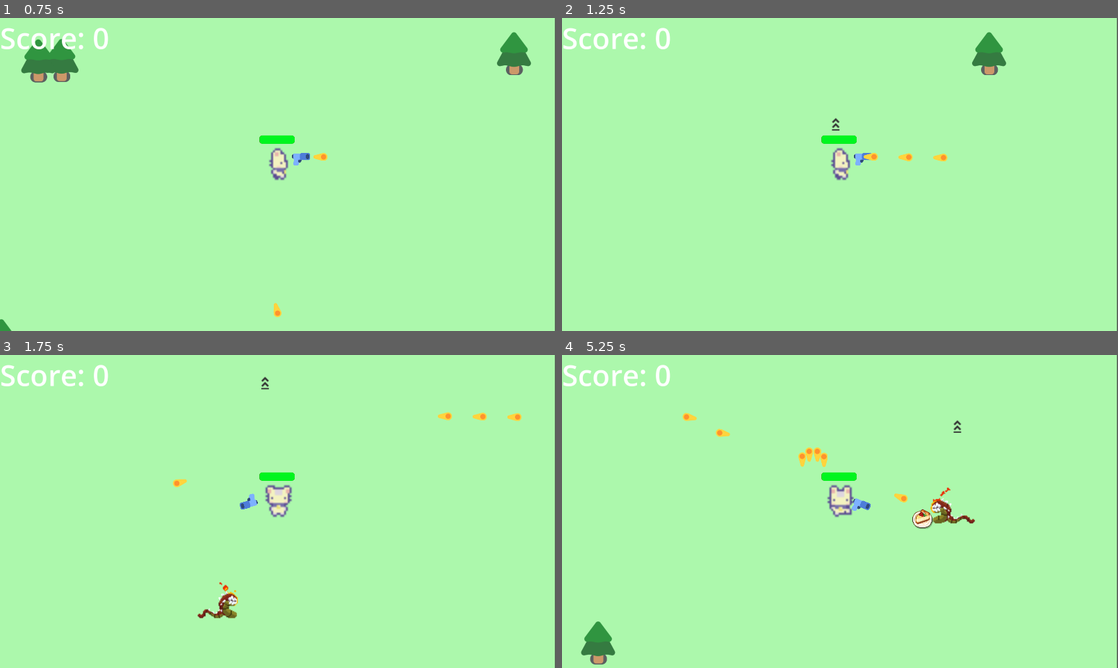
Above: before the commit, frames 1-4 (two rows, left to right).
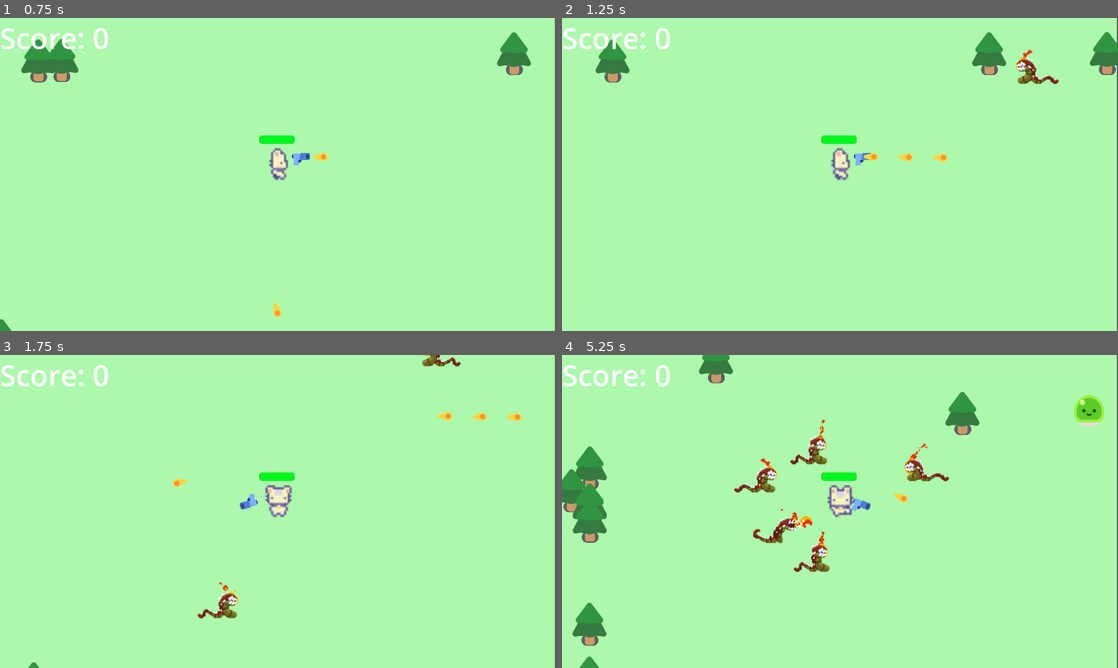
Above: after the commit, the same moments.

Repository: squarecylinder/Godot---Survivor-Game
Game: Godot game, scene res://survivors_game.tscn
Same seed, same stepped clock (60 frames per second), same inputs: the game is played once before the commit and once after it.
Inputs (mouse positions are in pixels of both pictures, inside the frame that each line leads up to):
- Up to frame 1 (0.75 s): move the mouse to (400, 158) at 0.52 s; hold D (move_right) from 0.53 s (still down)
- Up to frame 2 (1.25 s): keep holding D (move_right)
- Up to frame 3 (1.75 s): move the mouse to (166, 527) at 1.27 s; release D (move_right) at 1.28 s; hold S (move_down) from 1.28 s (still down)
- Up to frame 4 (5.25 s): move the mouse to (895, 442) at 2.02 s; release S (move_down) at 2.03 s; hold D (move_right) 2.03-2.78 s; move the mouse to (812, 574) at 2.77 s; hold W (move_up) 2.78-3.53 s; move the mouse to (1006, 558) at 3.52 s; hold A (move_left) 3.53-5.03 s; move the mouse to (673, 464) at 4.27 s; move the mouse to (867, 511) at 5.02 s; hold S (move_down) from 5.03 s (still down)

Frame 1 is identical in both runs. In frame 2, 1.4% of the frame differs, in the area x 6-100%, y 4-36%; in frame 3, 0.2%; in frame 4, 6.3%, in the area x 0-98%, y 0-100%.

Commit message:
Finished shooting mechanic for worms

Diff:
--- a/mobs/fire_worm/fire_worm.gd
+++ b/mobs/fire_worm/fire_worm.gd
@@ -25,7 +25,6 @@
 		speed = 0
 		if direction[0] > 0: #If player is on the right normal attack anim
 			_animated_sprite.play("attack")
-			shoot()
 		if direction[0] < 0: #If player is on the left, just flip the anim. Could flip spritesheet and redo but lazy
 			_animated_sprite.flip_h = true
 			_animated_sprite.play("attack")
@@ -42,6 +41,7 @@
 func _on_animated_sprite_2d_animation_finished():
 	if _animated_sprite.animation == "attack":
 		shoot()
+		pass
 	if health <= 0:
 		_animated_sprite.play("death")
 	if _animated_sprite.animation == "death":
@@ -55,8 +55,5 @@
 func shoot():
 	var new_fire_ball = preload("res://mobs/fire_worm/projectile/projectile.tscn").instantiate()
 	new_fire_ball.global_position = %ShootingPoint.global_position
-	new_fire_ball.global_rotation = %ShootingPoint.global_rotation
-	print("Shooting Point pos: ", %ShootingPoint.global_position)
-	print("new_fire_ball.global_position: ", new_fire_ball.global_position)
-	print("worm pos: ", global_position)
+	new_fire_ball.global_rotation_degrees = 0 if not _animated_sprite.flip_h else 180
 	add_child(new_fire_ball)
--- a/mobs/fire_worm/fire_worm.tscn
+++ b/mobs/fire_worm/fire_worm.tscn
@@ -438,7 +438,11 @@
 [node name="ShootingPoint" type="Marker2D" parent="AnimatedSprite2D"]
 unique_name_in_owner = true
 top_level = true
-position = Vector2(11.6667, -7)
+position = Vector2(57, -20)
 scale = Vector2(0.333333, 0.333333)
 
+[node name="ShootTimer" type="Timer" parent="."]
+one_shot = true
+autostart = true
+
 [connection signal="animation_finished" from="AnimatedSprite2D" to="." method="_on_animated_sprite_2d_animation_finished"]
--- a/mobs/fire_worm/projectile/projectile.gd
+++ b/mobs/fire_worm/projectile/projectile.gd
@@ -5,10 +5,11 @@
 @onready var _anim_f_b = $AnimatedFireBall
 
 func _physics_process(delta):
-	#_anim_f_b.play("shoot")
+	_anim_f_b.play("shoot")
 	const SPEED = 1000
 	const RANGE = 1200
 	var direction = Vector2.RIGHT.rotated(rotation)
+
 	position += direction * SPEED * delta
 
 	travelled_distance += SPEED * delta
@@ -16,7 +17,7 @@
 		queue_free()
 
 func _on_body_entered(body):
-	queue_free()
 	if body.has_method("player_hit"):
 		_anim_f_b.play("explosion")
 		body.player_hit()
+		queue_free()
--- a/mobs/fire_worm/projectile/projectile.tscn
+++ b/mobs/fire_worm/projectile/projectile.tscn
@@ -121,7 +121,6 @@
 shape = SubResource("CircleShape2D_an7c3")
 
 [node name="AnimatedFireBall" type="AnimatedSprite2D" parent="."]
-visible = false
 scale = Vector2(3, 3)
 sprite_frames = SubResource("SpriteFrames_medxl")
 animation = &"shoot"
@@ -129,6 +128,7 @@
 frame_progress = 1.0
 
 [node name="Projectile" type="Sprite2D" parent="."]
+visible = false
 position = Vector2(-7, -3)
 texture = ExtResource("4_4d0yb")
 
--- a/survivors_game.gd
+++ b/survivors_game.gd
@@ -13,7 +13,7 @@
 	new_slime.global_position = %PathFollow2D.global_position
 	new_fire_worm.give_score.connect(_on_mob_give_score)
 	new_fire_worm.global_position = %PathFollow2D.global_position
-	var enemies_array = [new_fire_worm]
+	var enemies_array = [new_slime, new_fire_worm]
 	add_child(enemies_array.pick_random())
 
 func spawn_tree():
--- a/survivors_game.tscn
+++ b/survivors_game.tscn
@@ -50,7 +50,6 @@
 
 [node name="Timer" type="Timer" parent="."]
 wait_time = 0.6
-one_shot = true
 autostart = true
 
 [node name="GameOver" type="CanvasLayer" parent="."]
@@ -93,6 +92,7 @@
 script = ExtResource("3_ctn4i")
 
 [node name="PowerUpTimer" type="Timer" parent="."]
+wait_time = 10.0
 autostart = true
 
 [node name="UI" type="CanvasLayer" parent="."]
